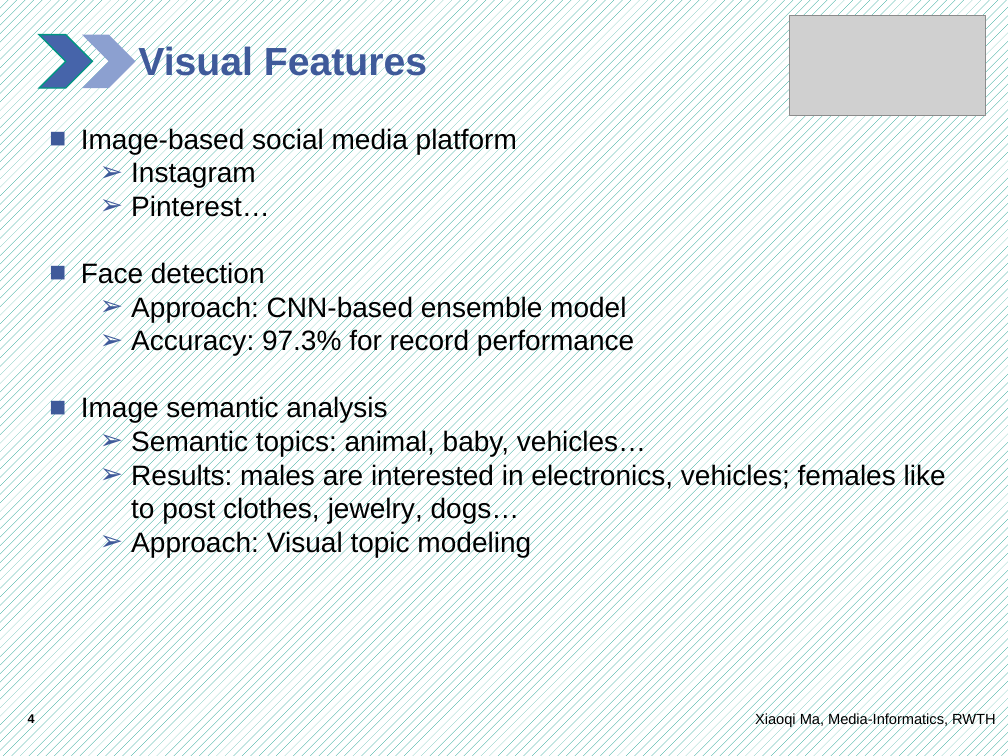
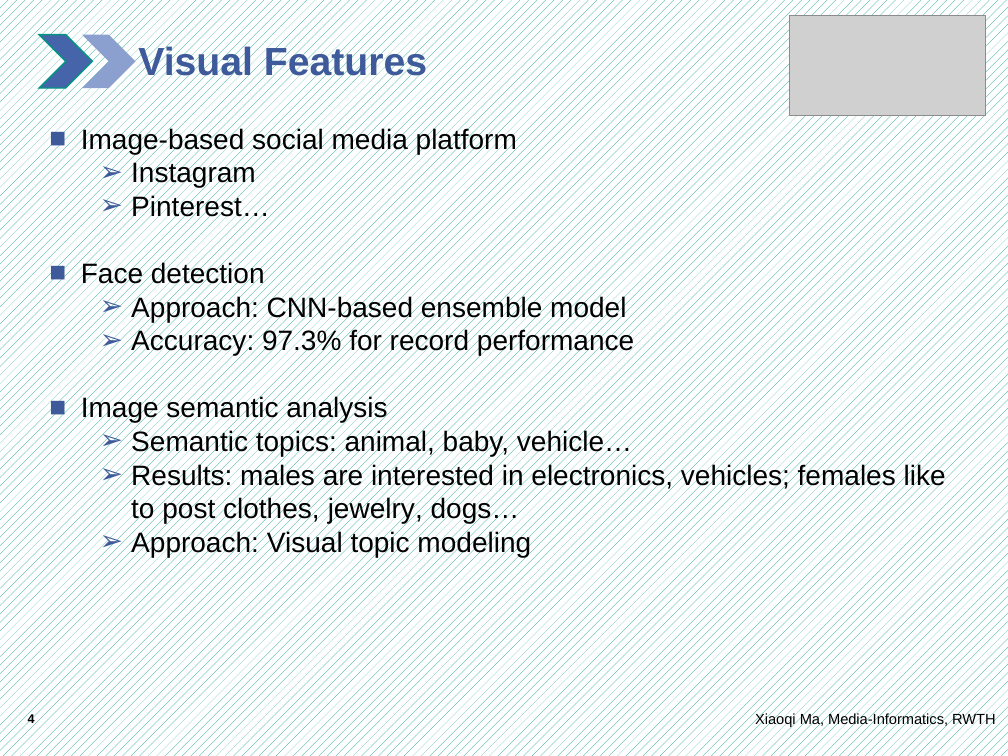
Before and after one commit to XiaoqiMa/Semenar, a slide deck: slide 4 of gender_detection_on_the_web_final.pptx. Drawn at 1008x756 pixels with LibreOffice and Linux fonts; fonts in the diff are those of the drawing; grey boxes stand for pictures; background and template pictures are left out. Boxes give left, top, right and bottom in pixels: in the first picture for what was removed or moved away, otherwise in the second. Text is boxed around its words. In the diff, an @@ line names an element or a change of style, - is before the commit and + after.

```diff
--- a/gender_detection_on_the_web_final.pptx
+++ b/gender_detection_on_the_web_final.pptx
@@ text at [131,429,632,456]: text changed @@
-  ➢ Semantic topics: animal, baby, vehicles…
+  ➢ Semantic topics: animal, baby, vehicle…
```
Also in this commit, not shown: 5 other slides changed, 1 other file.
